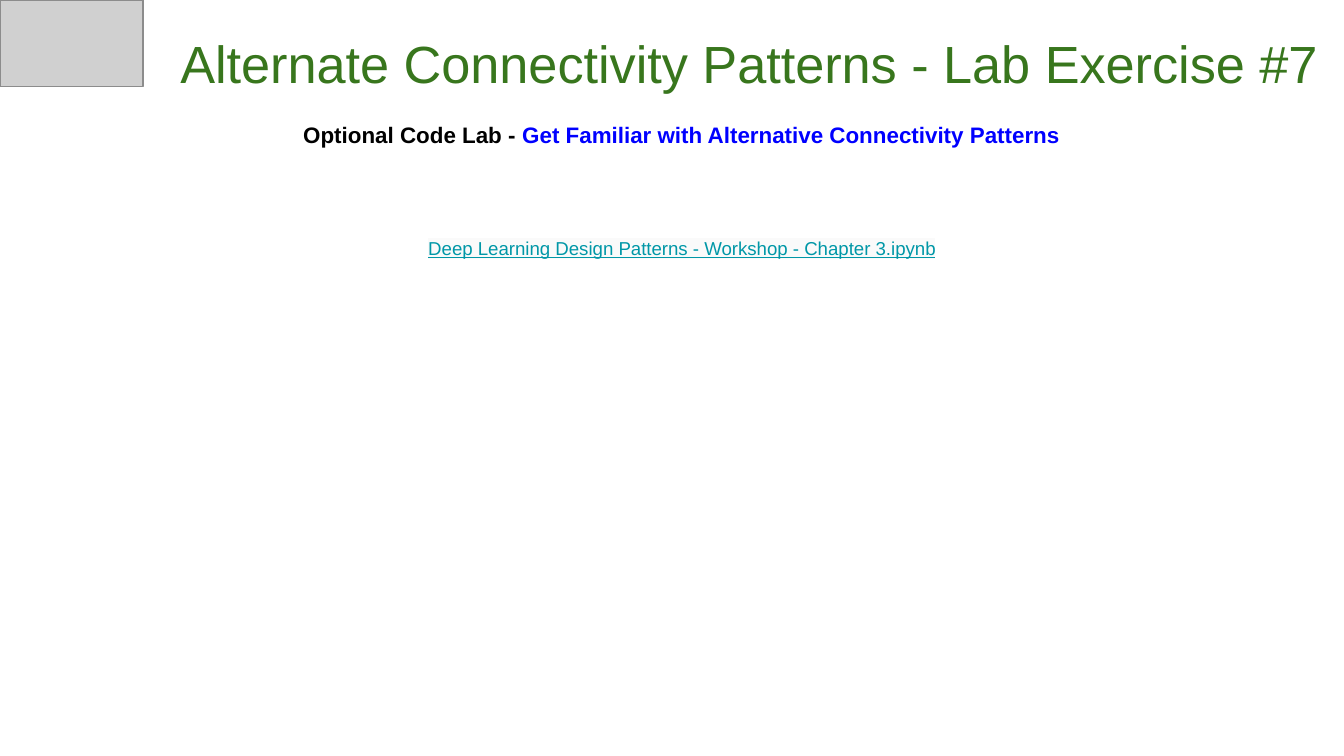
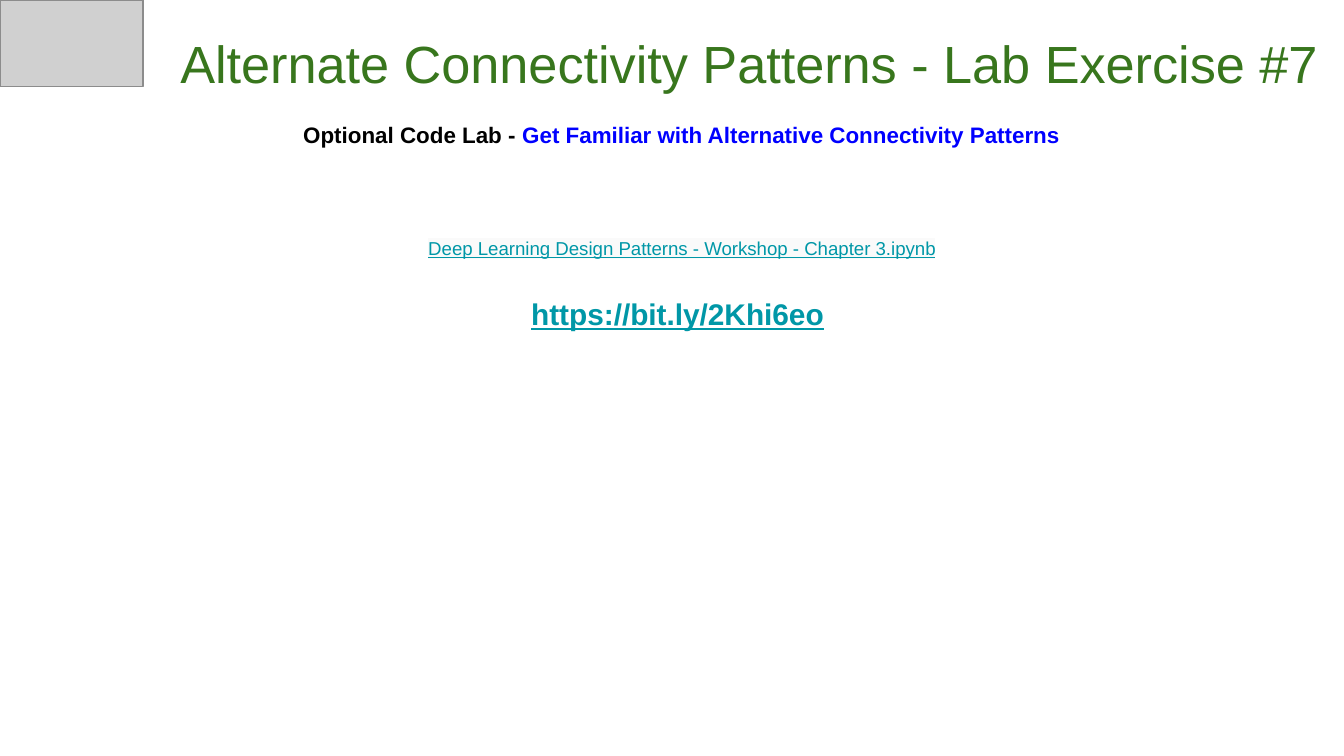
Before and after one commit to GoogleCloudPlatform/keras-idiomatic-programmer, a slide deck: slide 33 of books/deep-learning-design-patterns/Workshops/Junior/Deep Learning Design Patterns - Workshop - Chapter 3.pptx. Drawn at 1344x756 pixels with LibreOffice and Linux fonts; fonts in the diff are those of the drawing; grey boxes stand for pictures. Boxes give left, top, right and bottom in pixels: in the first picture for what was removed or moved away, otherwise in the second. Text is boxed around its words. In the diff, an @@ line names an element or a change of style, - is before the commit and + after.

```diff
--- a/books/deep-learning-design-patterns/Workshops/Junior/Deep Learning Design Patterns - Workshop - Chapter 3.pptx
+++ b/books/deep-learning-design-patterns/Workshops/Junior/Deep Learning Design Patterns - Workshop - Chapter 3.pptx
@@ text at box(531, 303, 824, 330): paragraph added @@
+https://bit.ly/2Khi6eo
```
Also in this commit, not shown: 3 other slides changed.
